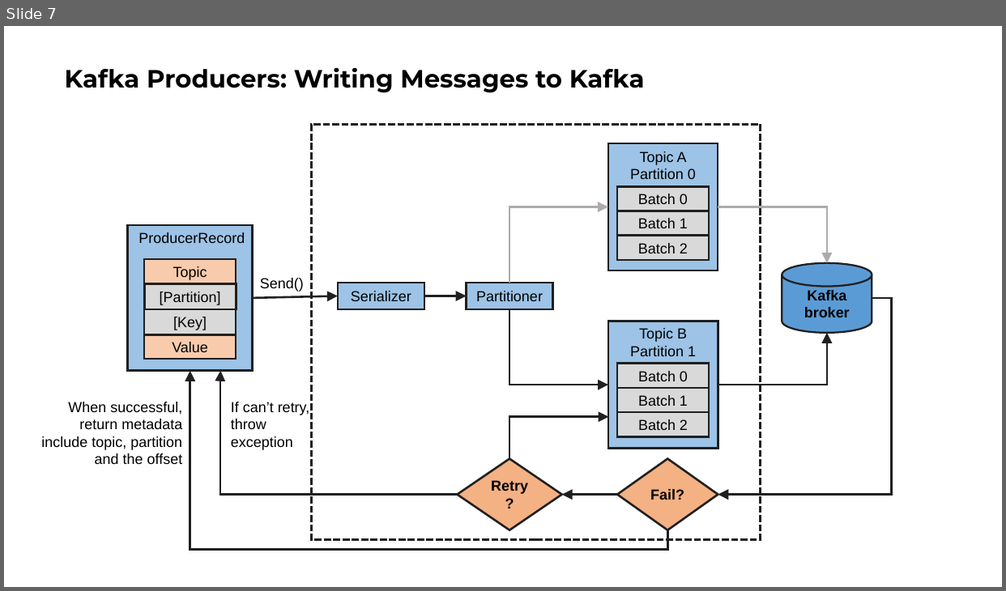
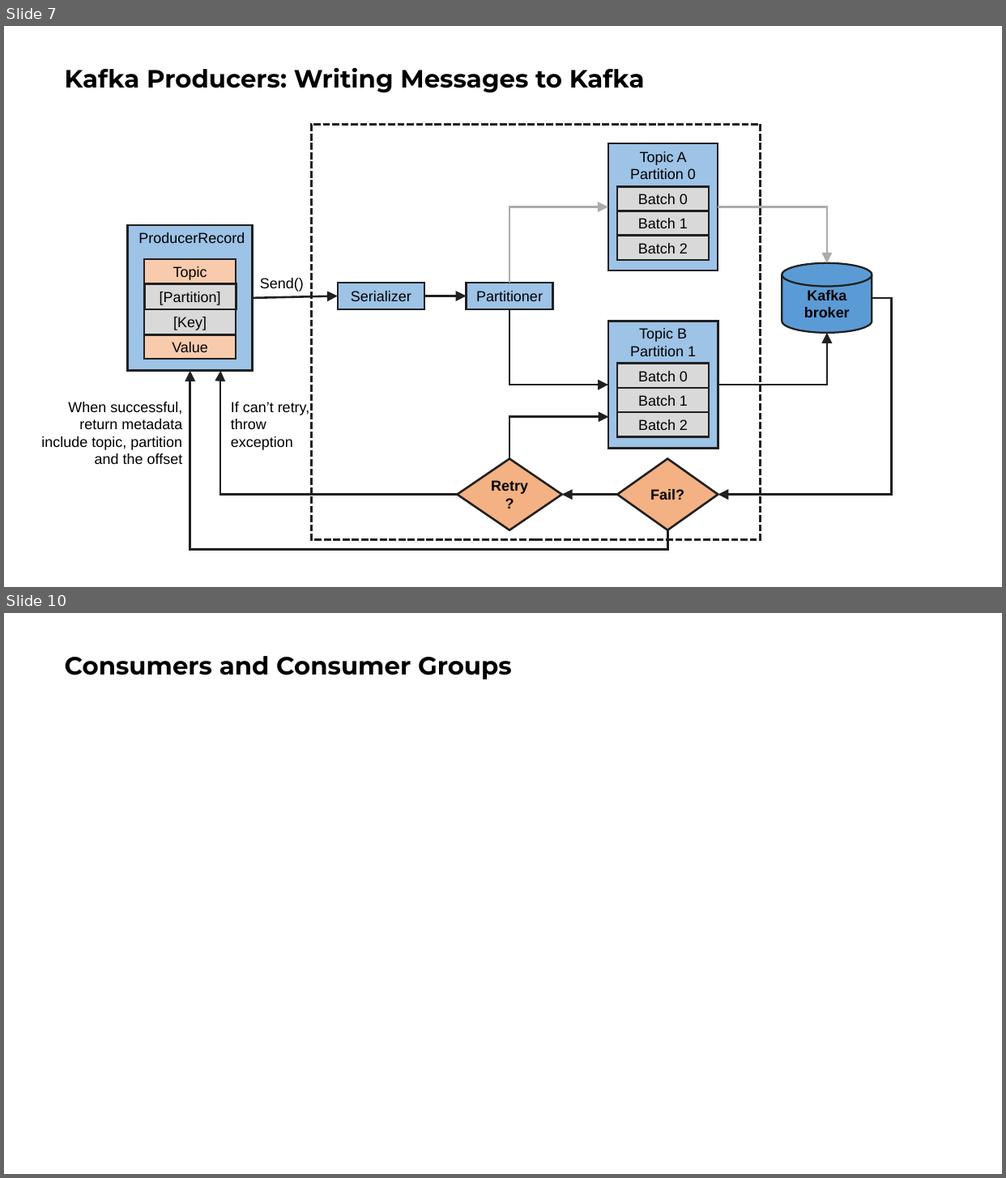
Before and after one commit to ngoctd314/books-note, a slide deck: Kafka Definitive Guide.pptx. Shown one above the other, each under a label of ours: slide 7 before the commit, slides 7 and 10 after it; the slides between them are not shown. The pictures are 1006x591 and 1006x1178 pixels, drawn with LibreOffice and Linux fonts; fonts in the diff are those of the drawing. Boxes give left, top, right and bottom in pixels: in the first picture for what was removed or moved away, otherwise in the second. Text is boxed around its words. In the diff, an @@ line names an element or a change of style, - is before the commit and + after.

```diff
--- a/Kafka Definitive Guide.pptx
+++ b/Kafka Definitive Guide.pptx
@@ slide 10 added at [4,613,1002,1174], background #FFFFFF @@
@@ title added at [65,656,512,679], 24 pt, text #000000, bold @@
+Consumers and Consumer Groups
```
Also in this commit, not shown: 1 slide changed, 1 other slide added.
